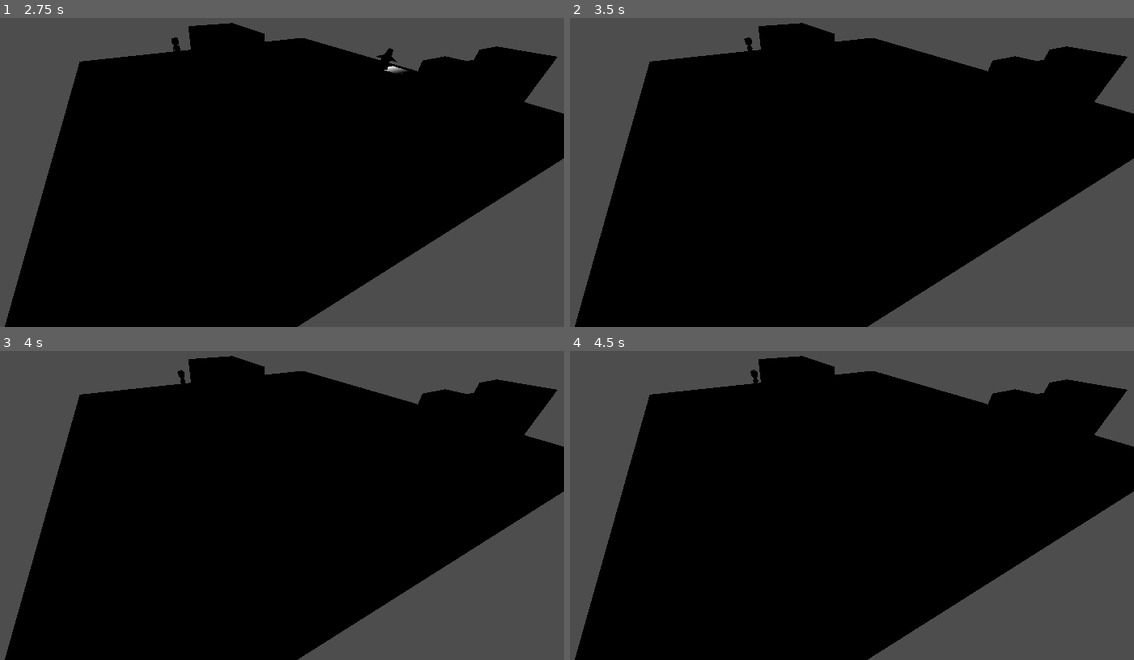
Above: before the commit, frames 1-4 (two rows, left to right).
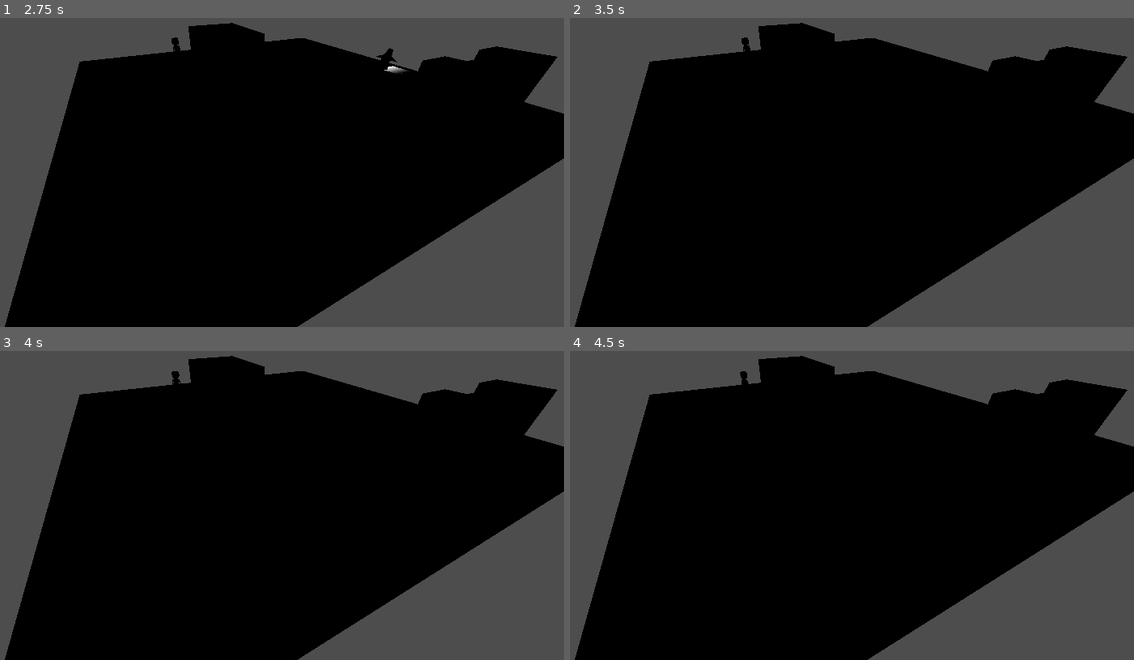
Above: after the commit, the same moments.

Repository: ZergioPC/aux_sombreron
Game: Godot game, scene res://Environment/map_testing.tscn
The game is run twice, just before and just after one commit, with the same random seed, the same clock (stepped at 60 frames per second) and the same inputs.
Inputs:
- Up to frame 1 (2.75 s): tap Enter at 0.5 s; hold Right (move_right) 0.53-1.28 s; tap X (attack) at 0.6 s; hold Down (move_back) 1.28-2.03 s; tap Z (dash) at 1.35 s; hold Right (move_right) from 2.03 s (still down); hold Shift (run) from 2.03 s (still down)
- Up to frame 2 (3.5 s): release Right (move_right) at 2.78 s; release Shift (run) at 2.78 s; hold Up (move_forward) from 2.78 s (still down); tap C (switch_character) at 2.85 s
- Up to frame 3 (4 s): tap Space at 3.5 s; release Up (move_forward) at 3.53 s; hold Left (move_left) from 3.53 s (still down); tap X (attack) at 3.6 s
- Up to frame 4 (4.5 s): keep holding Left (move_left); tap Z (dash) at 4.35 s

Frame 1 is identical in both runs. In frame 2, less than 0.1% of the frame differs, in the area x 30-33%, y 6-11%; in frame 3, less than 0.1%; in frame 4, less than 0.1%, in the area x 30-34%, y 6-11%.

Commit message:
Fase 1 agregada

Diff:
--- /dev/null
+++ b/Game/GameState.gd
@@ -0,0 +1,145 @@
+extends Node
+
+## Estado global del jugador.
+##
+## Responsable únicamente de la forma actual del jugador, del descubrimiento por
+## parte de los NPC y del bloqueo durante la cinemática. No contiene lógica de
+## movimiento, navegación ni decisiones de comportamiento de NPC.
+
+enum PlayerForm {
+	SOMBRERON,
+	DOG,
+}
+
+## Se emite cuando la forma del jugador cambia. [param form] es el nuevo valor.
+signal form_changed(form)
+## Se emite una sola vez por descubrimiento del Sombreron.
+signal player_discovered
+## Se emite cuando cambia el bloqueo del cambio de forma. [param locked] es el nuevo valor.
+signal form_lock_changed(locked)
+## Se emite cuando la cinemática empieza o termina. [param active] es el nuevo valor.
+signal cinematic_state_changed(active)
+
+## Forma actual del jugador.
+var form: PlayerForm = PlayerForm.SOMBRERON
+## Indica si el Sombreron ya fue descubierto por algún NPC.
+var is_discovered: bool = false
+## Mientras es verdadero, el jugador no puede cambiar de forma.
+var is_form_change_locked: bool = false
+## Mientras es verdadero, el juego está dentro de una cinemática.
+var is_cinematic_active: bool = false
+
+
+# -----------------------------------------------------------------------------
+# FORMA DEL JUGADOR
+# -----------------------------------------------------------------------------
+
+## Devuelve true solo si el jugador puede ser detectado por los NPC.
+## El perro es el mecanismo de sigilo y siempre es ignorado.
+func is_player_detectable() -> bool:
+	return form == PlayerForm.SOMBRERON
+
+
+## Indica si el jugador puede cambiar de forma en este momento.
+func can_change_form() -> bool:
+	return not is_form_change_locked
+
+
+## Intenta cambiar la forma del jugador.
+## Rechaza el cambio si está bloqueado. Devuelve true si la forma quedó aplicada.
+func set_form(new_form: PlayerForm) -> bool:
+	if is_form_change_locked:
+		return false
+
+	if form == new_form:
+		return true
+
+	form = new_form
+	form_changed.emit(form)
+	return true
+
+
+# -----------------------------------------------------------------------------
+# DESCUBRIMIENTO
+# -----------------------------------------------------------------------------
+
+## Marca al jugador como descubierto. Es idempotente: la señal
+## [signal player_discovered] se emite una sola vez por descubrimiento.
+func mark_player_discovered() -> void:
+	if is_discovered:
+		return
+
+	is_discovered = true
+	lock_form_change()
+	player_discovered.emit()
+
+
+## Bloquea el cambio de forma. Emite [signal form_lock_changed] si hubo cambio.
+func lock_form_change() -> void:
+	if is_form_change_locked:
+		return
+
+	is_form_change_locked = true
+	form_lock_changed.emit(true)
+
+
+## Desbloquea el cambio de forma sin limpiar el descubrimiento.
+## Es el punto de extensión previsto para el evento futuro que libera la forma.
+func unlock_form_change() -> void:
+	if not is_form_change_locked:
+		return
+
+	is_form_change_locked = false
+	form_lock_changed.emit(false)
+
+
+## Limpia el descubrimiento y desbloquea el cambio de forma.
+func clear_discovery() -> void:
+	is_discovered = false
+	unlock_form_change()
+
+
+# -----------------------------------------------------------------------------
+# CINEMÁTICA
+# -----------------------------------------------------------------------------
+
+## Inicia la cinemática: pausa el árbol y marca el estado. Es idempotente.
+func begin_cinematic() -> void:
+	if is_cinematic_active:
+		return
+
+	is_cinematic_active = true
+	get_tree().paused = true
+	cinematic_state_changed.emit(true)
+
+
+## Termina la cinemática: reanuda el árbol y limpia el estado. Es idempotente.
+func end_cinematic() -> void:
+	if not is_cinematic_active:
+		return
+
+	is_cinematic_active = false
+	get_tree().paused = false
+	cinematic_state_changed.emit(false)
+
+
+# -----------------------------------------------------------------------------
+# REINICIO
+# -----------------------------------------------------------------------------
+
+## Devuelve el estado global a sus valores iniciales.
+func reset() -> void:
+	if is_cinematic_active:
+		is_cinematic_active = false
+		get_tree().paused = false
+		cinematic_state_changed.emit(false)
+
+	is_discovered = false
+
+	if is_form_change_locked:
+		is_form_change_locked = false
+		form_lock_changed.emit(false)
+
+	if form != PlayerForm.SOMBRERON:
+		form = PlayerForm.SOMBRERON
+		form_changed.emit(form)
--- a/project.godot
+++ b/project.godot
@@ -14,6 +14,10 @@
 run/main_scene="res://Environment/map_testing.tscn"
 config/features=PackedStringArray("4.3", "Forward Plus")
 config/icon="res://icon.svg"
+
+[autoload]
+
+GameState="*res://Game/GameState.gd"
 
 [input]
 
